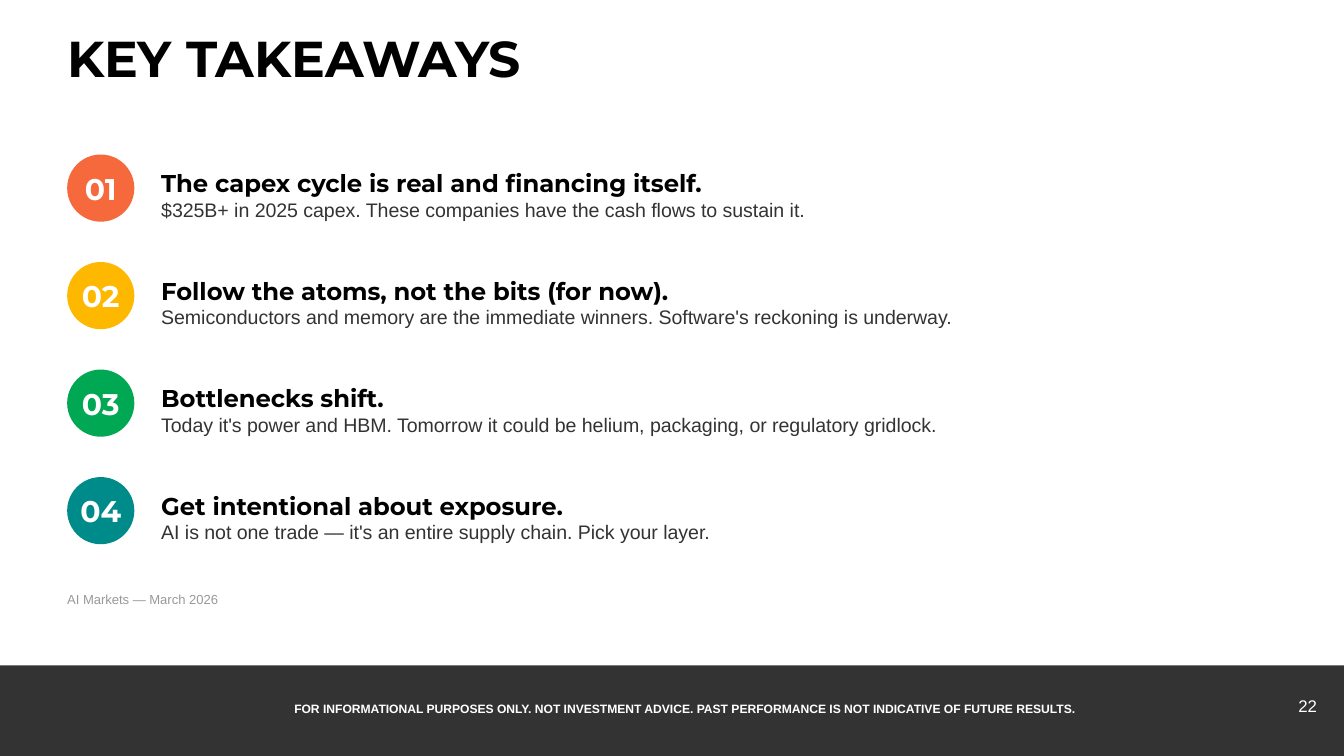
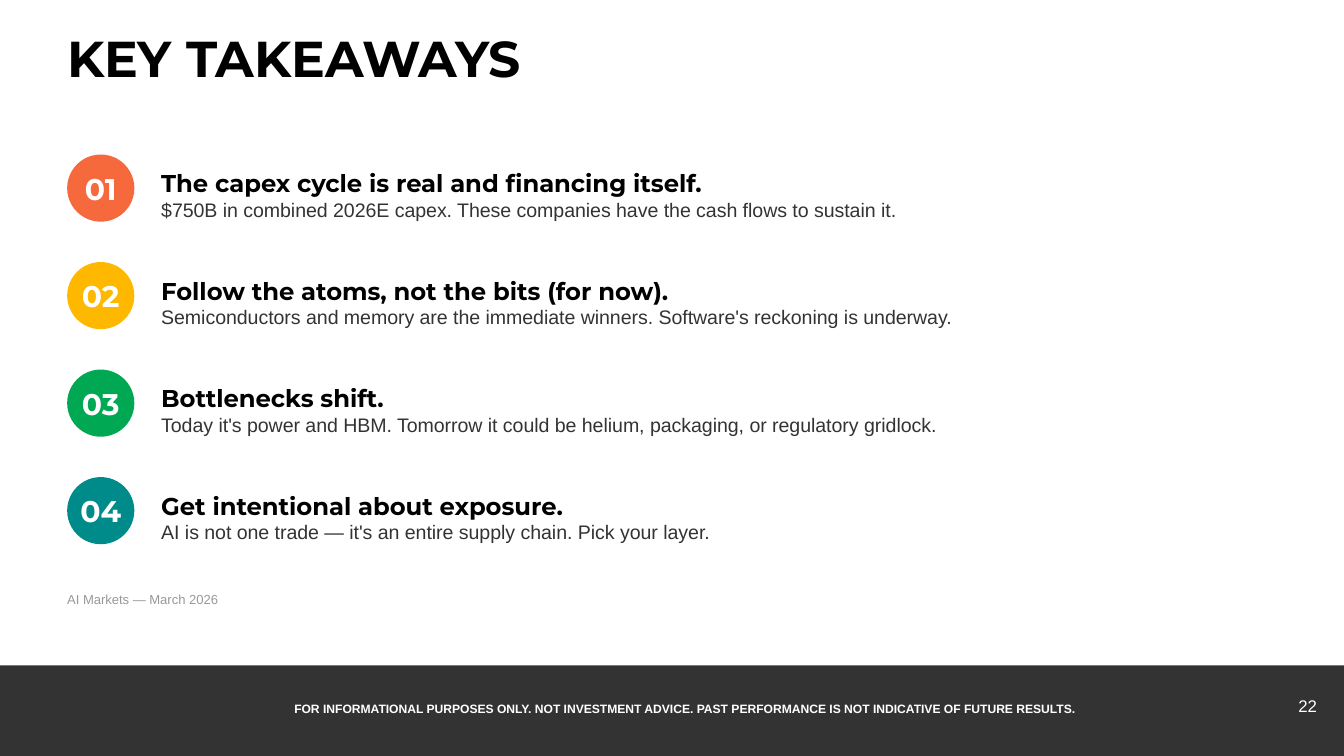
Before and after one commit to samuelcmcclellan-cell/ai-markets-march-2026, a slide deck: slide 22 of AI-Markets-March-2026.pptx. Drawn at 1344x756 pixels with LibreOffice and Linux fonts; fonts in the diff are those of the drawing. Boxes give left, top, right and bottom in pixels: in the first picture for what was removed or moved away, otherwise in the second. Text is boxed around its words. In the diff, an @@ line names an element or a change of style, - is before the commit and + after.

```diff
--- a/AI-Markets-March-2026.pptx
+++ b/AI-Markets-March-2026.pptx
@@ text at (x1=161, y1=202, x2=896, y2=221): text changed @@
-$325B+ in 2025 capex. These companies have the cash flows to sustain it.
+$750B in combined 2026E capex. These companies have the cash flows to sustain it.
```
Also in this commit, not shown: 6 other slides changed, 8 other files.
